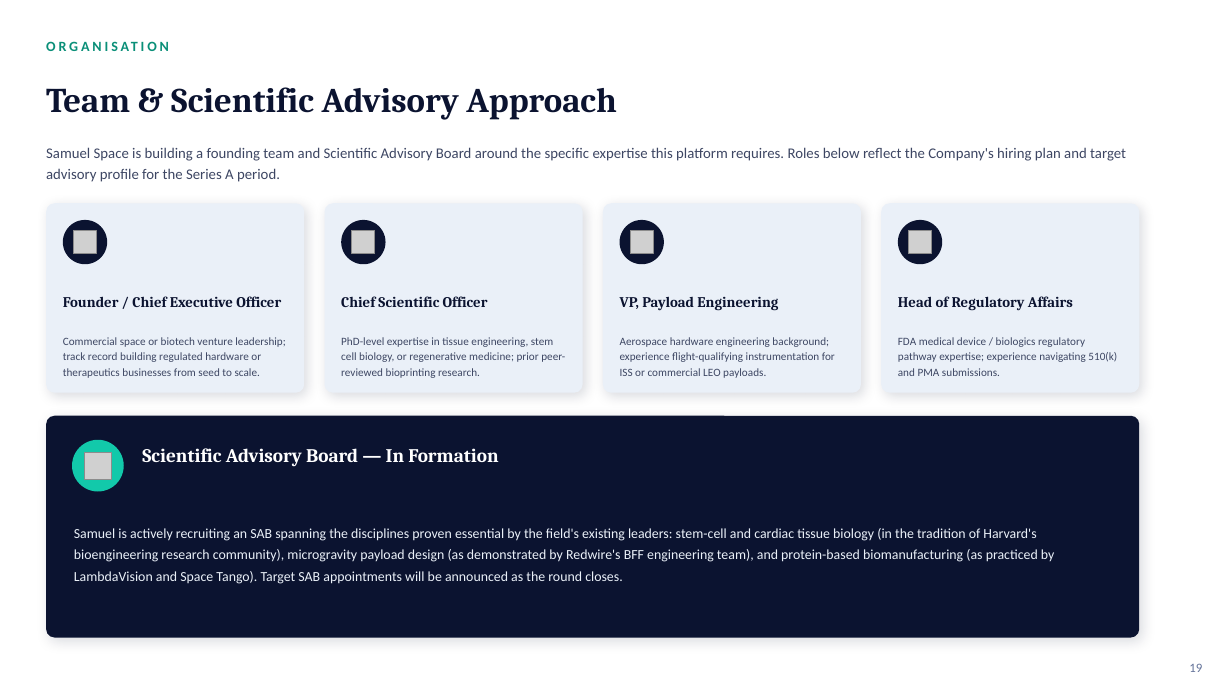
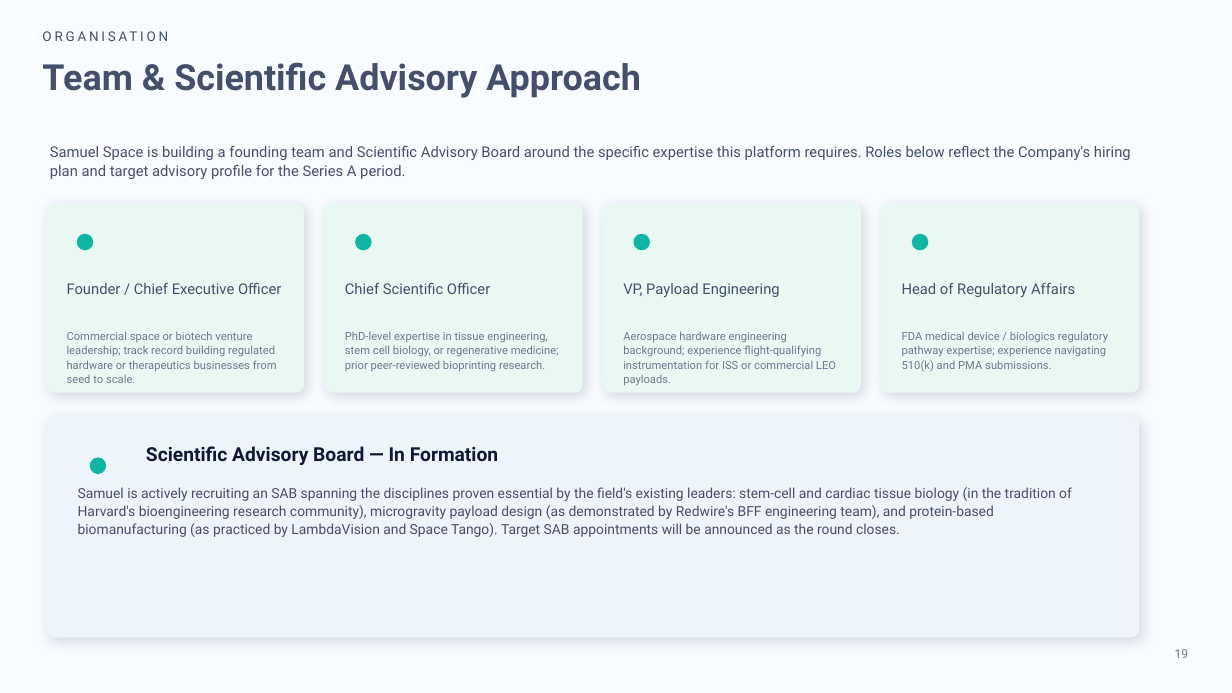
Before and after one commit to anthonyleedu/anthonyleedu, a slide deck: slide 19 of Samuel Space Organ and Tissue Engineering - Investor Presentation (2).pptx. Drawn at 1232x693 pixels with LibreOffice and Linux fonts; fonts in the diff are those of the drawing; grey boxes stand for pictures. Boxes give left, top, right and bottom in pixels: in the first picture for what was removed or moved away, otherwise in the second. Text is boxed around its words. In the diff, an @@ line names an element or a change of style, - is before the commit and + after.

```diff
--- a/Samuel Space Organ and Tissue Engineering - Investor Presentation (2).pptx
+++ b/Samuel Space Organ and Tissue Engineering - Investor Presentation (2).pptx
@@ background #FFFFFF to #F8FBFF @@
@@ text "ORGANISATION": place and size @@
-text "ORGANISATION" at <box>46,32,1109,60</box>
+text "ORGANISATION" at <box>39,24,1148,44</box>
@@ text "ORGANISATION" at <box>39,24,1148,44</box>: size 11 to 10.5 pt, font Calibri to Roboto, text colour #0A8F78 to #44506B, bold off; line spacing 1 to 1.08; vertical alignment middle to top @@
@@ text "Team & Scientific Advisory Approach": place and size @@
-text "Team & Scientific Advisory Approach" at <box>46,87,616,120</box>
+text "Team & Scientific Advisory Approach" at <box>42,62,641,98</box>
@@ text "Team & Scientific Advisory Approach" at <box>42,62,641,98</box>: size 27 to 28 pt, font Cambria to Roboto, text colour #0B1330 to #44506B; line spacing 1 to 1.08; vertical alignment middle to top @@
@@ text "Samuel Space is building a ..." at <box>50,146,1131,179</box>: font Calibri to Roboto, text colour #3D4663 to #44506B; line spacing 1.2 to 1.08; vertical alignment middle to top @@
@@ fill #EAF0F8 to #EAF8F4 in 4 elements at <box>46,203,304,393</box>, <box>324,203,582,393</box>, <box>604,203,861,393</box>, <box>882,203,1140,393</box> @@
@@ picture removed at <box>74,231,97,254</box> @@
@@ ellipse: place and size @@
-ellipse at <box>63,220,107,264</box>
+ellipse at <box>77,234,93,250</box>
@@ picture removed at <box>352,231,375,254</box> @@
@@ ellipse: place and size @@
-ellipse at <box>341,220,385,264</box>
+ellipse at <box>355,234,372,250</box>
@@ picture removed at <box>630,231,653,254</box> @@
@@ ellipse: place and size @@
-ellipse at <box>620,220,665,264</box>
+ellipse at <box>634,234,651,250</box>
@@ picture removed at <box>909,231,932,254</box> @@
@@ fill #0B1330 to #11B5A4 in 4 elements at <box>77,234,93,250</box>, <box>355,234,372,250</box>, <box>634,234,651,250</box>, <box>912,234,929,250</box> @@
@@ ellipse: place and size @@
-ellipse at <box>898,220,943,264</box>
+ellipse at <box>912,234,929,250</box>
@@ font Cambria to Roboto, text colour #0B1330 to #44506B, bold off; line spacing 1.1 to 1.08; vertical alignment middle to top in 4 elements at <box>67,283,281,294</box>, <box>345,283,490,294</box>, <box>623,283,779,297</box>, <box>902,283,1075,297</box> @@
@@ font Calibri to Roboto, text colour #3D4663 to #6D7890; line spacing 1.15 to 1.08; vertical alignment middle to top in 4 elements at <box>67,331,277,383</box>, <box>345,332,559,371</box>, <box>623,331,836,386</box>, <box>902,331,1108,371</box> @@
@@ rounded rectangle at <box>46,416,1140,638</box>: fill #0B1330 to #EEF4FB @@
@@ text "Scientific Advisory Board — In ..." at <box>146,446,498,465</box>: font Cambria to Roboto, text colour #FFFFFF to #0E1A35; line spacing 1 to 1.08; vertical alignment middle to top @@
@@ picture removed at <box>84,452,111,479</box> @@
@@ ellipse: place and size @@
-ellipse at <box>72,440,124,492</box>
+ellipse at <box>90,457,106,474</box>
@@ ellipse at <box>90,457,106,474</box>: fill #12C9AA to #11B5A4 @@
@@ text "Samuel is actively recruiting an ..." at <box>78,487,1072,537</box>: font Calibri to Roboto, text colour #EAF0F8 to #44506B; line spacing 1.28 to 1.08; vertical alignment middle to top @@
@@ text "19": place and size @@
-text "19" at <box>1189,663,1202,672</box>
+text "19" at <box>1175,649,1189,658</box>
@@ text "19" at <box>1175,649,1189,658</box>: size 10 to 9.5 pt, font Calibri to Roboto, text colour #64739A to #6D7890; vertical alignment middle to top @@
```
Also in this commit, not shown: 20 other slides changed.
